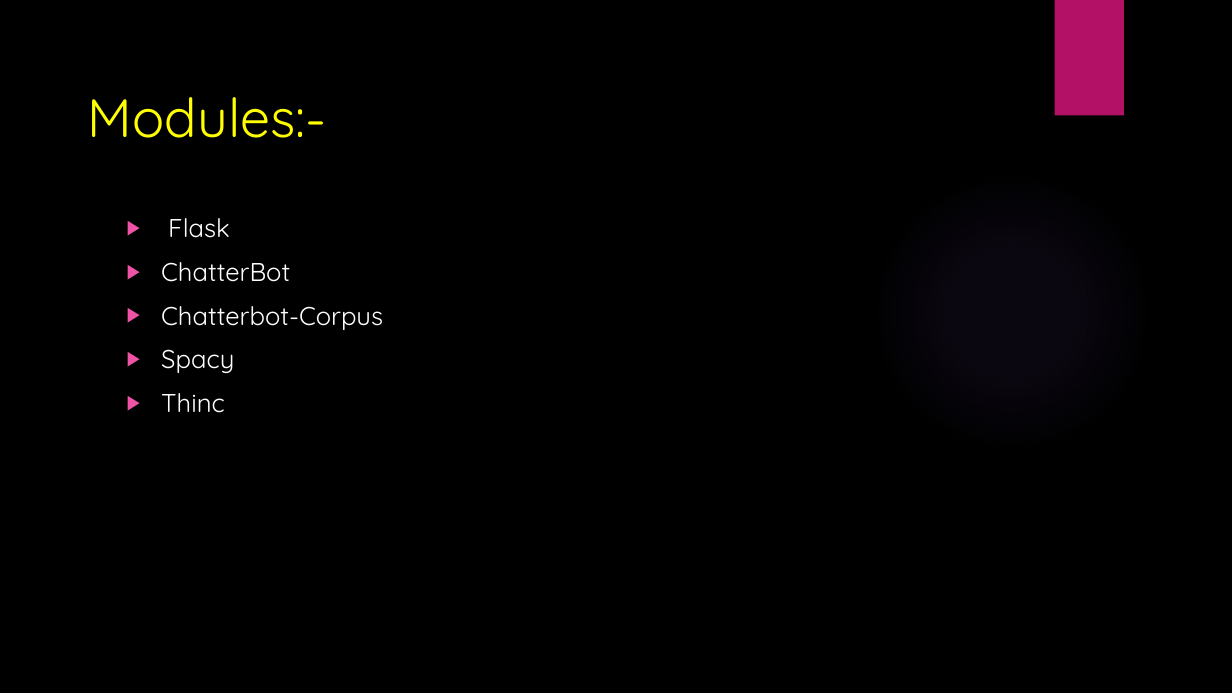
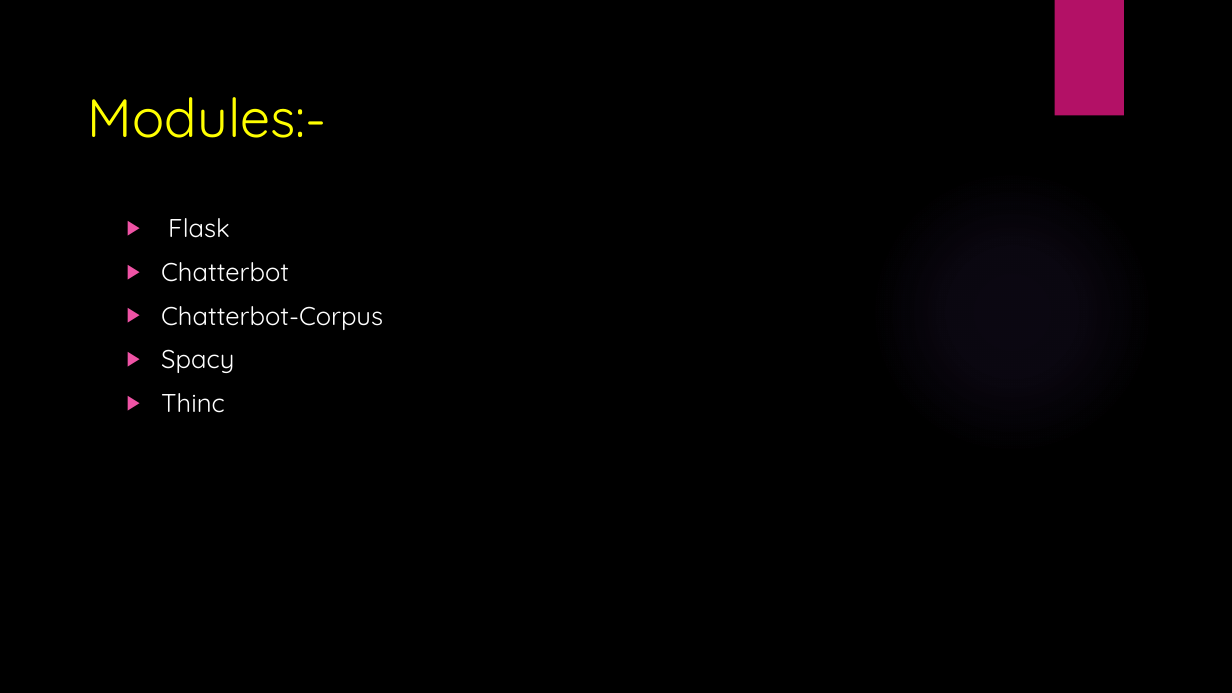
Before and after one commit to balakirankumar/mini-project-college-chatbot, a slide deck: slide 13 of Documents/PPT.pptx. Drawn at 1232x693 pixels with LibreOffice and Linux fonts; fonts in the diff are those of the drawing; background and template pictures are left out. Boxes give left, top, right and bottom in pixels: in the first picture for what was removed or moved away, otherwise in the second. Text is boxed around its words. In the diff, an @@ line names an element or a change of style, - is before the commit and + after.

```diff
--- a/Documents/PPT.pptx
+++ b/Documents/PPT.pptx
@@ text at [161, 262, 289, 282]: text changed @@
-▶ ChatterBot
+▶ Chatterbot
```
Also in this commit, not shown: 1 other slide changed, 14 other files.
